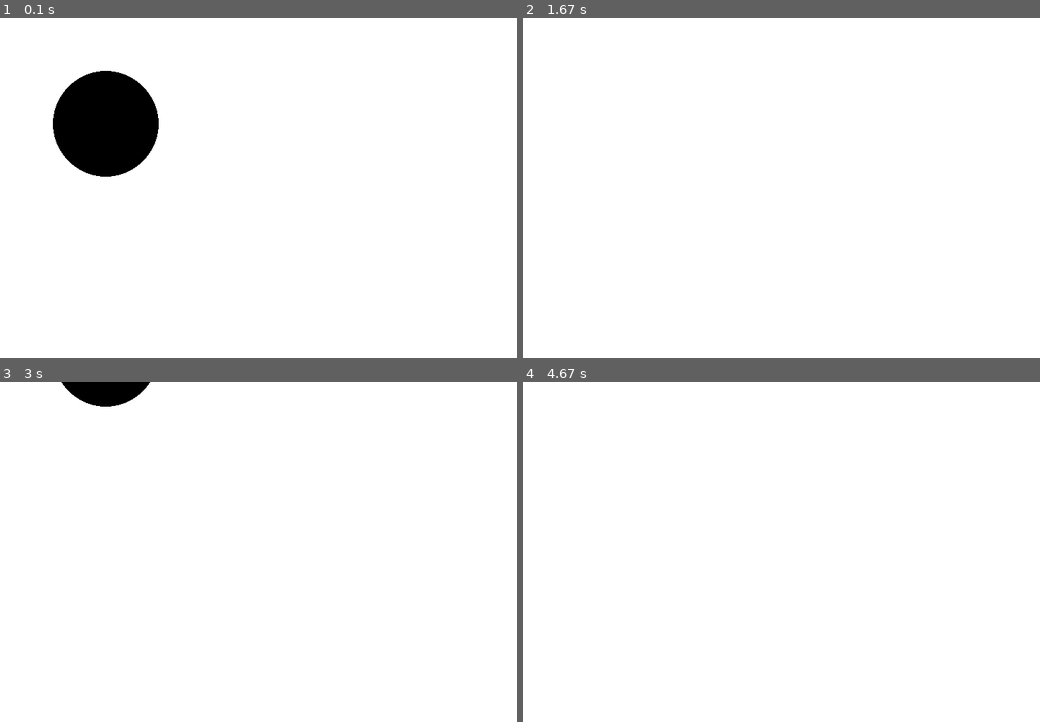
Above: before the commit, frames 1-4 (two rows, left to right).
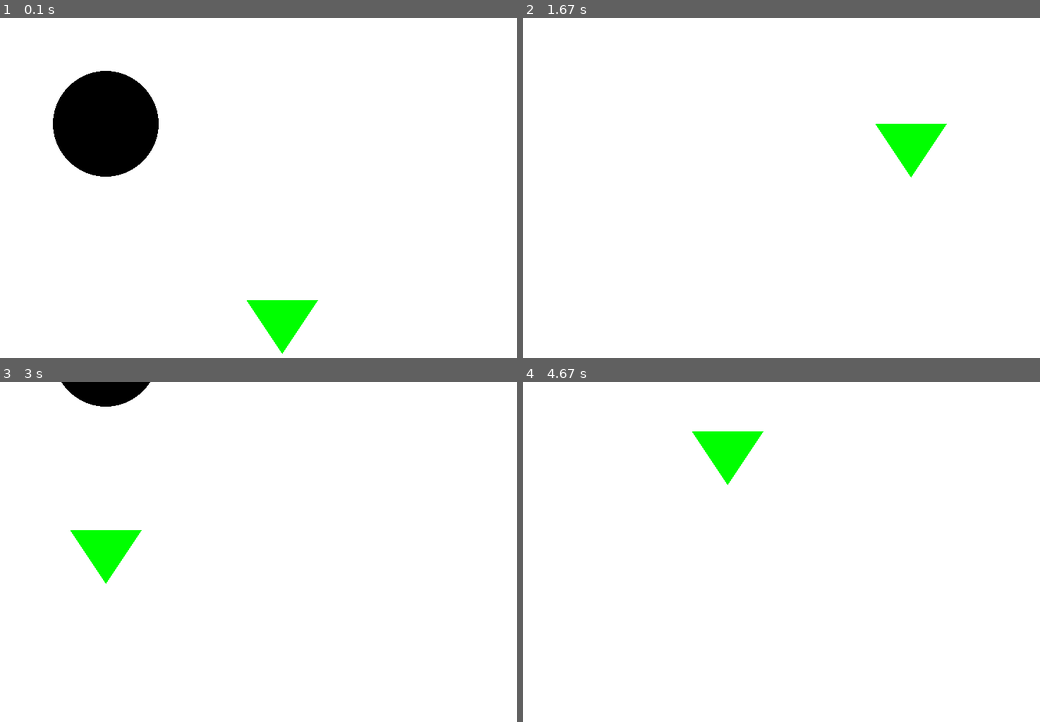
Above: after the commit, the same moments.

Repository: AardvarkRoutine/Informatik-GK
Game: pygame game, started from demo2.py
Same seed, same stepped clock (60 frames per second), same inputs: the game is played once before the commit and once after it.
Inputs:
- Up to frame 1 (0.1 s): no input
- Up to frame 2 (1.67 s): hold Right 0.33-0.8 s; hold Up 0.83-1.13 s; hold W 0.83-1.13 s; hold Right 1.17-1.63 s; hold D 1.17-1.63 s
- Up to frame 3 (3 s): hold Left 1.67-2.2 s; hold A 1.67-2.2 s; hold Down 2.23-2.53 s; hold S 2.23-2.53 s; hold Left 2.57-2.97 s; hold A 2.57-2.97 s
- Up to frame 4 (4.67 s): hold Up 3-3.37 s; hold W 3-3.37 s; hold Right 3.4-4.03 s; hold D 3.4-4.03 s; hold Down 4.07-4.43 s; hold S 4.07-4.43 s; hold Left from 4.47 s (still down); hold A from 4.47 s (still down)

The runs differ from the first frame. In frame 1, 1.1% of the frame differs, in the area x 47-62%, y 82-99%; in frame 2, 1.1%; in frame 3, 1.1%; in frame 4, 1.1%.

Commit message:
task 3 completed

Diff:
--- a/demo2.py
+++ b/demo2.py
@@ -5,7 +5,7 @@
 display_height=600
 display = pygame.display.set_mode((display_width, display_height))
 
-pygame.display.set_caption("Kreis")
+pygame.display.set_caption("Spiel")
 pygame.mouse.set_visible(1)
 pygame.key.set_repeat(1, 30)
 
@@ -15,17 +15,27 @@
 red=(255,0,0)
 clock = pygame.time.Clock()
 
-x=150#kreiskoordinaten
-y=150
-x_change = 0
-y_change=0
+kreis_x=150#kreiskoordinaten
+kreis_y=150
+kreis_x_change = 0
+kreis_y_change=0
+
+dreieck_x=400#dreieckkoordinaten
+dreieck_y=400
+dreieck_x_change=0
+dreieck_y_change=0
+
 
 pixAr = pygame.PixelArray(display)
 pixAr[10][20] = black
 
+def kreis(kreis_x,kreis_y):
+    pygame.draw.circle(display, black, (kreis_x,kreis_y), 75)
 
-def kreis(x,y):
-    pygame.draw.circle(display, black, (x,y), 75)
+
+def dreieck(x, y):
+    pygame.draw.polygon(display, green, ((x, y + 75), (x + 50, y), (x - 50, y)), 0)
+
 
 
 while True:
@@ -36,32 +46,45 @@
 
             if event.type == pygame.KEYDOWN:
                 if event.key == pygame.K_LEFT:
-                    x_change = -5
+                    kreis_x_change = -5
 
             if event.type == pygame.KEYDOWN:
                 if event.key == pygame.K_RIGHT:
-                    x_change = 5
+                    kreis_x_change = 5
 
             if event.type == pygame.KEYDOWN:
                 if event.key == pygame.K_UP:
-                    y_change = -5
+                    kreis_y_change = -5
 
             if event.type == pygame.KEYDOWN:
                 if event.key == pygame.K_DOWN:
-                    y_change = 5
+                    kreis_y_change = 5
 
-            #if event.type==pygame.KEYUP:
-              #  if event.key==pygame.K_LEFT:
-                #    x_change=0
+            if event.type == pygame.KEYDOWN:
+                if event.key == pygame.K_w:
+                    dreieck_y_change = -5
 
-        x+=x_change
-        y+=y_change
+            if event.type == pygame.KEYDOWN:
+                if event.key == pygame.K_s:
+                    dreieck_y_change = 5
+
+            if event.type == pygame.KEYDOWN:
+                if event.key == pygame.K_a:
+                    dreieck_x_change = -5
+
+            if event.type == pygame.KEYDOWN:
+                if event.key == pygame.K_d:
+                    dreieck_x_change = 5
+
+
+        kreis_x+=kreis_x_change
+        kreis_y+=kreis_y_change
+        dreieck_x+=dreieck_x_change
+        dreieck_y+=dreieck_y_change
         display.fill(white)
 
-        kreis(x,y)
-
-
-
+        kreis(kreis_x,kreis_y)
+        dreieck(dreieck_x,dreieck_y)
 
         pygame.display.update()
         clock.tick(60)
